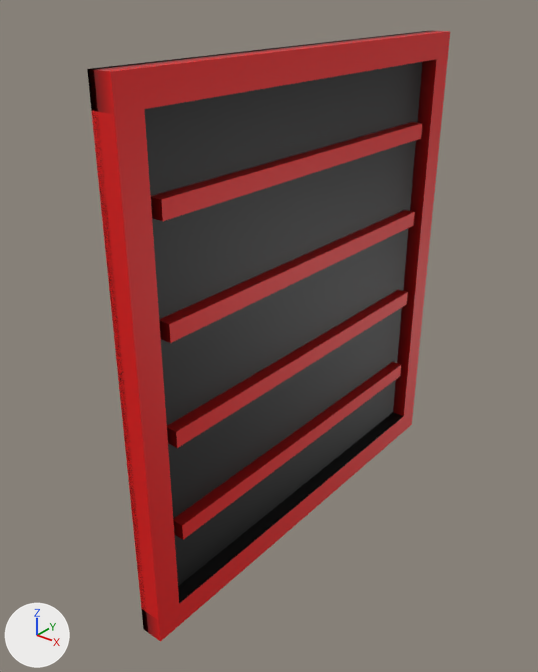
One commit to the glTF model game/models/wall_panel.glb: the scene before it, then after it.
Camera for both pictures: a 50 mm lens placed at (6.28, -8.57, 8.44), pointed at (-0.18, -0.5, 3.44). The axes (+X, +Y, +Z) are drawn at lower left. The lights are the same throughout. The first picture is the older version. Vertices at exactly the same position are counted once.

Names of what the first picture shows: 'wall_panel'.
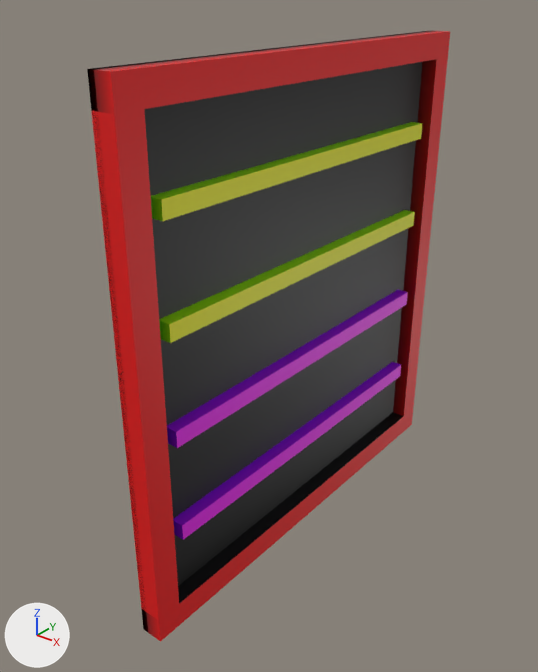
Changed parts and their boxes [x1, y1, x2, y2] in the pictures (538 x 672 px):
part 1 of me_wall_panel, recoloured
    both: [167, 289, 407, 539]
part 2 of me_wall_panel, recoloured
    both: [151, 122, 422, 343]
part 3 of me_wall_panel, recoloured
    both: [176, 292, 408, 540]
part 4 of me_wall_panel, recoloured (red to yellow)
    both: [161, 124, 422, 343]

The edits, one by one:
me_wall_panel has 68 vertices, 108 faces and spans x 0.0..0.35, y -3.6..3.6, z 0.0..7.6.
me_wall_panel is used by ob_wall_panel; location (0.0, 0.0, 0.0).
me_wall_panel part 1: 16 faces centred in x 0.17..0.23, y -3.0..3.0, z 1.39..3.16 are repainted in the vertex colours; the middle colour goes from red #9b0000 to purple #9b00ff.
me_wall_panel part 2: 16 faces centred in x 0.17..0.23, y -3.0..3.0, z 4.43..6.2 are repainted in the vertex colours; the middle colour goes from red #9e0000 to green #9eff00.
me_wall_panel part 3: 4 faces centred in x 0.3, y -1.0..1.0, z 1.48..3.08 are repainted in the vertex colours; the middle colour goes from red #fc0000 to pink #fc00ff.
me_wall_panel part 4: 4 faces centred in x 0.3, y -1.0..1.0, z 4.52..6.12 are repainted in the vertex colours; the middle colour goes from red #fe0000 to yellow #feff00.
